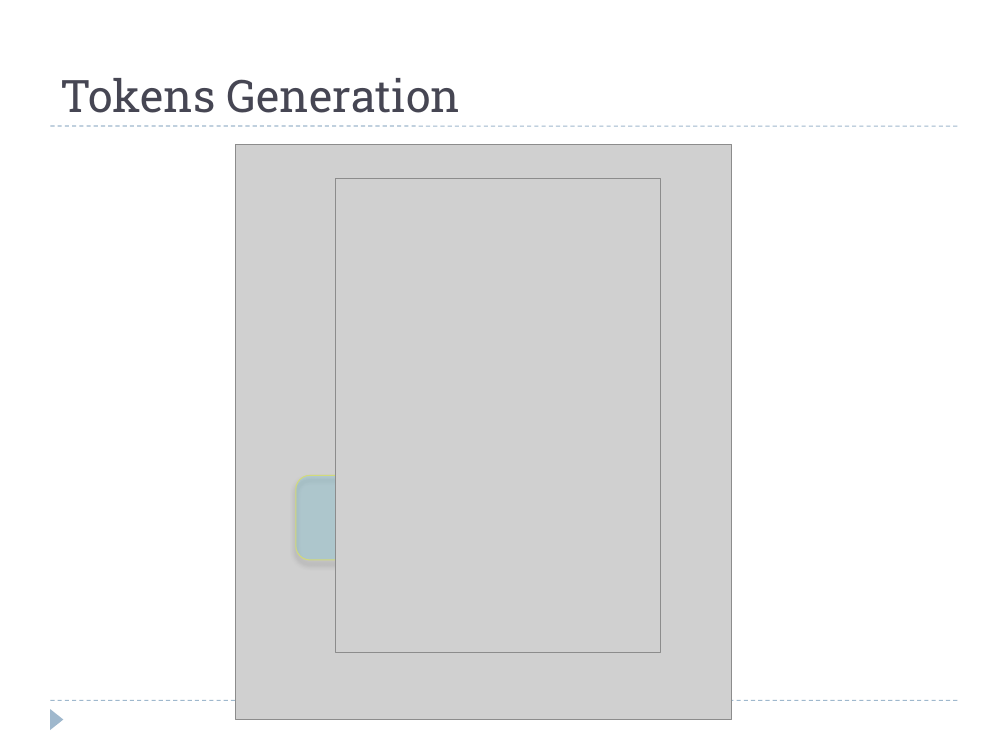
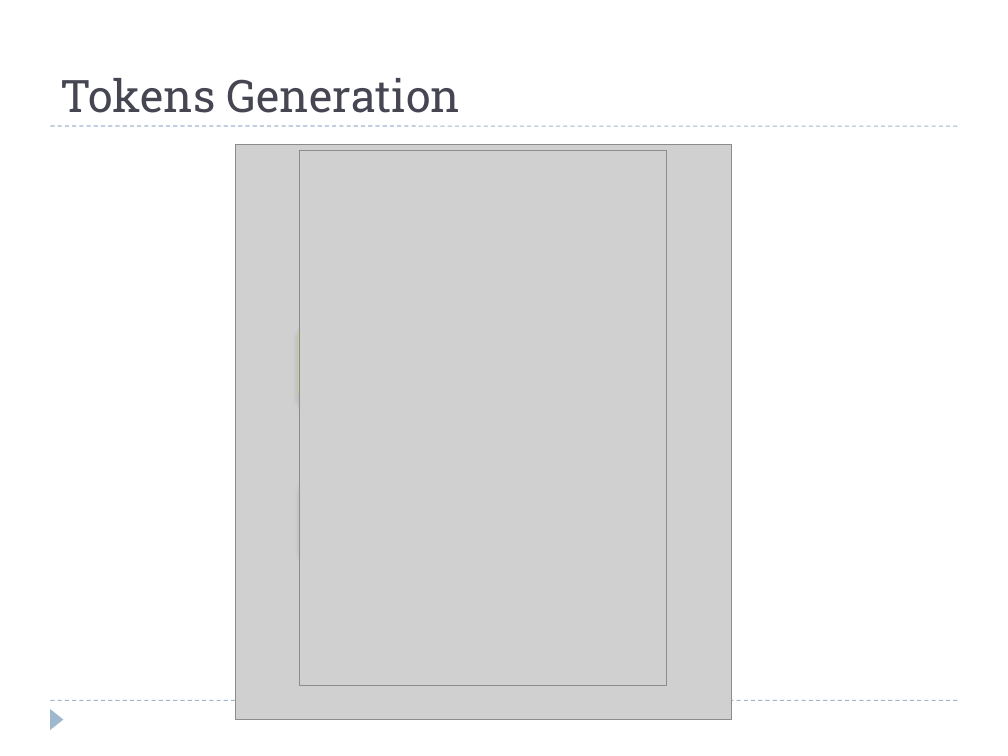
Before and after one commit to alejandrorago/qatesis2, a slide deck: slide 15 of Capitulos Finales/FilminasV0.2.pptx. Drawn at 1008x756 pixels with LibreOffice and Linux fonts; fonts in the diff are those of the drawing; grey boxes stand for pictures. Boxes give left, top, right and bottom in pixels: in the first picture for what was removed or moved away, otherwise in the second. Text is boxed around its words. In the diff, an @@ line names an element or a change of style, - is before the commit and + after.

```diff
--- a/Capitulos Finales/FilminasV0.2.pptx
+++ b/Capitulos Finales/FilminasV0.2.pptx
@@ picture: place and size @@
-picture at <box>336,179,661,653</box>
+picture at <box>299,150,666,685</box>
@@ rounded rectangle added at <box>298,321,636,405</box>, fill #00CCFF at 12% opacity, outline #D2DA7A 0.75 pt @@
@@ rounded rectangle: place and size @@
-rounded rectangle at <box>295,476,639,560</box>
+rounded rectangle at <box>300,476,636,560</box>
```
Also in this commit, not shown: 5 other slides changed.
